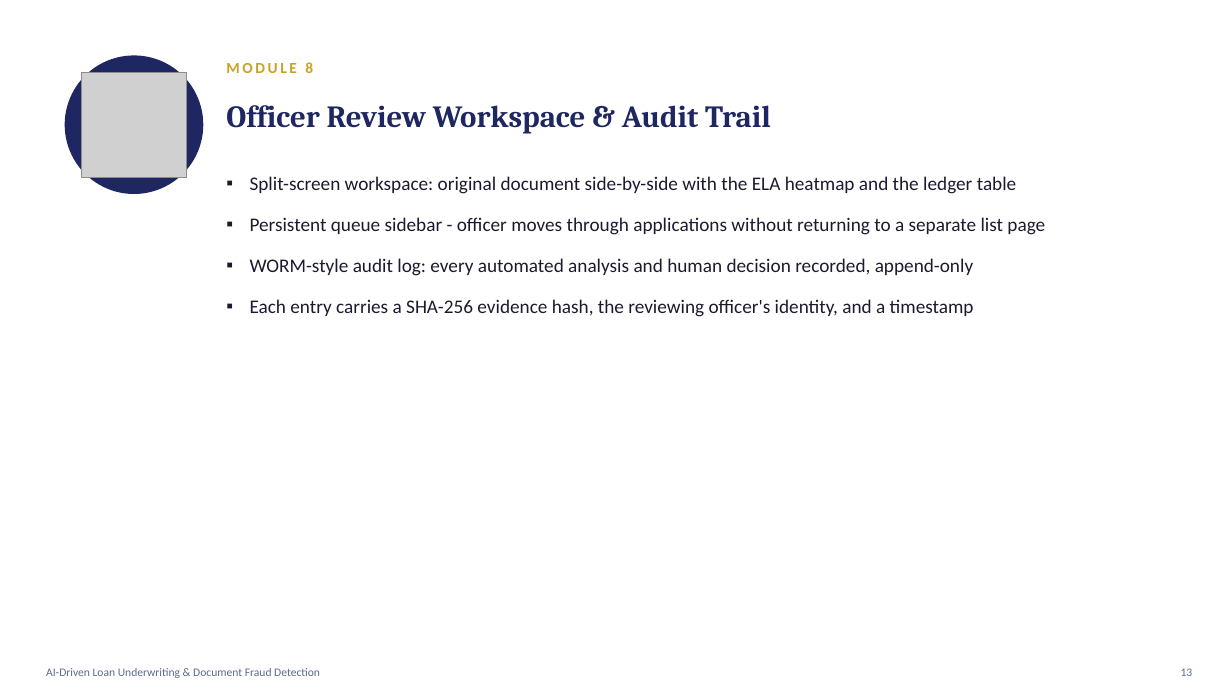
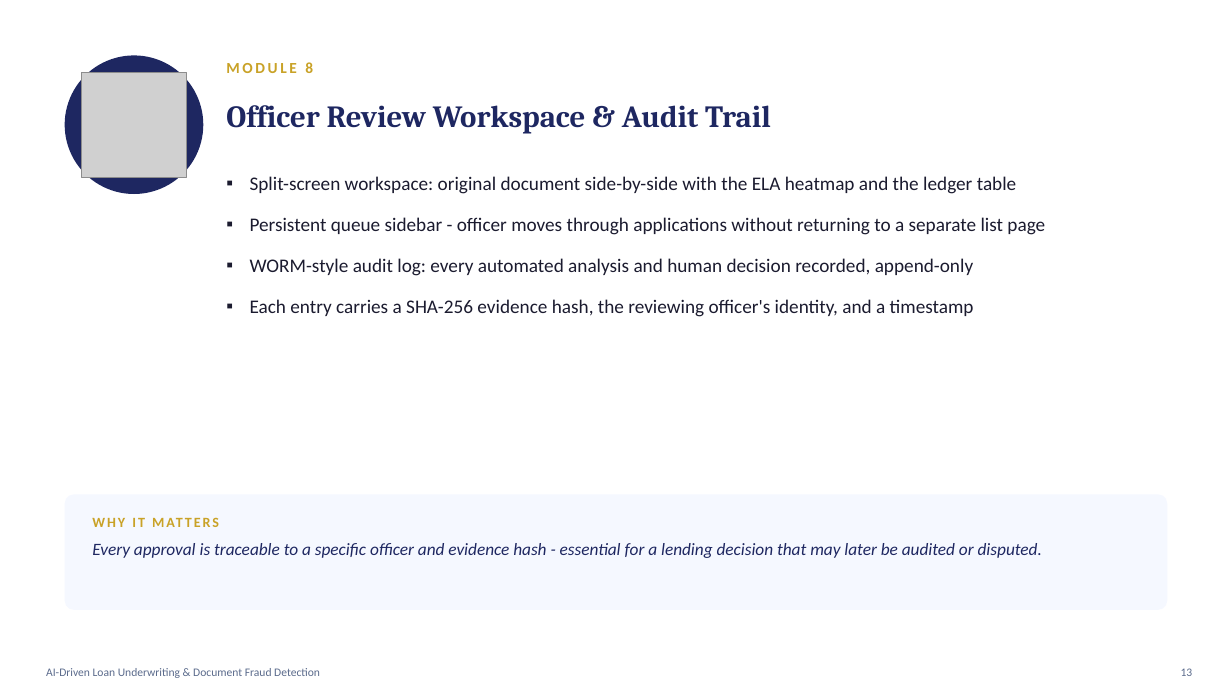
Before and after one commit to naresh-srinivasan/loan_tampering, a slide deck: slide 13 of AI-Driven-Loan-Underwriting-Presentation.pptx. Drawn at 1232x693 pixels with LibreOffice and Linux fonts; fonts in the diff are those of the drawing; grey boxes stand for pictures. Boxes give left, top, right and bottom in pixels: in the first picture for what was removed or moved away, otherwise in the second. Text is boxed around its words. In the diff, an @@ line names an element or a change of style, - is before the commit and + after.

```diff
--- a/AI-Driven-Loan-Underwriting-Presentation.pptx
+++ b/AI-Driven-Loan-Underwriting-Presentation.pptx
@@ rounded rectangle added at (65,494,1167,610), fill #F5F8FF @@
@@ text added at (92,508,1137,536), 11 pt, text #C9A227, bold @@
+WHY IT MATTERS
@@ text added at (92,543,1042,558), 13.5 pt, text #1E2761, italic @@
+Every approval is traceable to a specific officer and evidence hash - essential for a lending decision that may later be audited or disputed.
```
Also in this commit, not shown: 5 other slides changed.
